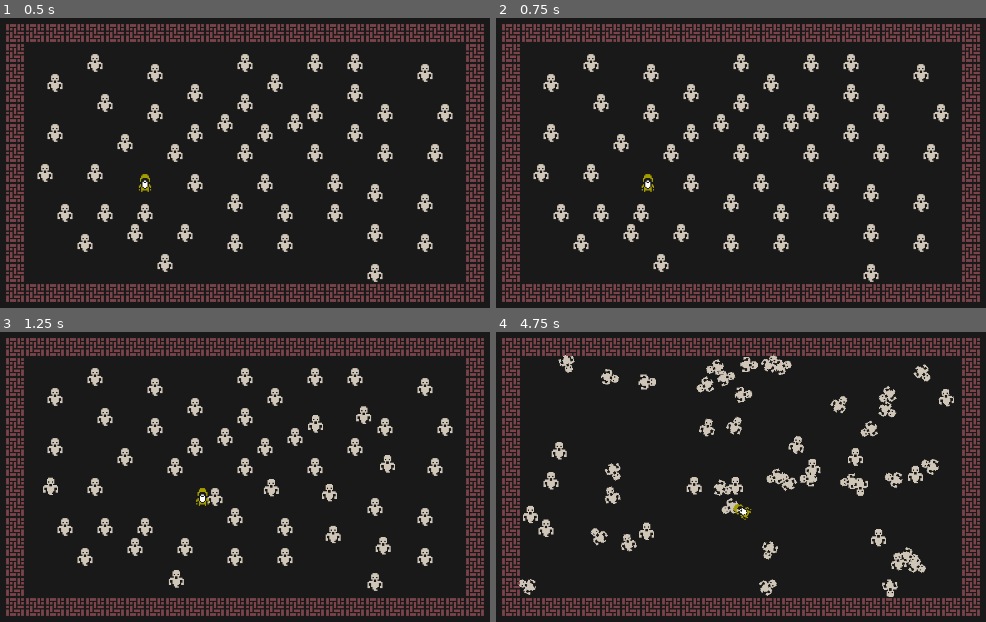
Above: before the commit, frames 1-4 (two rows, left to right).
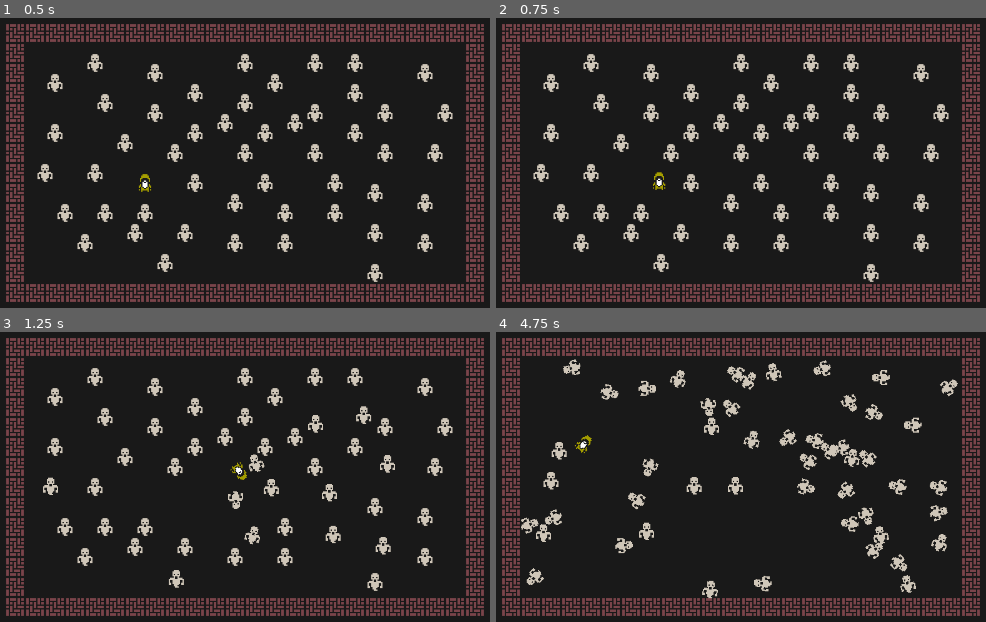
Above: after the commit, the same moments.

Repository: rhdehgks/Defense
Game: Godot game, scene res://game_screen/game.tscn
Same seed, same stepped clock (60 frames per second), same inputs: the game is played once before the commit and once after it.
Inputs (mouse positions are in pixels of both pictures, inside the frame that each line leads up to):
- Up to frame 1 (0.5 s): no input
- Up to frame 2 (0.75 s): tap Enter at 0.5 s; move the mouse to (917, 145) at 0.52 s; hold Right (ui_right) from 0.53 s (still down); click (917, 145) at 0.67 s
- Up to frame 3 (1.25 s): keep holding Right (ui_right)
- Up to frame 4 (4.75 s): move the mouse to (579, 503) at 1.27 s; release Right (ui_right) at 1.28 s; hold Down (ui_down) 1.28-2.03 s; click (579, 503) at 1.42 s; move the mouse to (819, 384) at 2.02 s; hold Right (ui_right) 2.03-2.78 s; click (819, 384) at 2.17 s; move the mouse to (701, 572) at 2.77 s; hold Up (ui_up) 2.78-3.53 s; click (701, 572) at 2.92 s; move the mouse to (981, 549) at 3.52 s; hold Left (ui_left) from 3.53 s (still down); click (981, 549) at 3.67 s; move the mouse to (500, 413) at 4.27 s; click (500, 413) at 4.42 s

Frame 1 is identical in both runs. In frame 2, 0.2% of the frame differs, in the area x 29-35%, y 53-60%; in frame 3, 0.8%; in frame 4, 9.1%, in the area x 4-95%, y 7-92%.

Commit message:
터치 이벤트 추가

Diff:
--- a/game_screen/man.tscn
+++ b/game_screen/man.tscn
@@ -4,6 +4,7 @@
 [ext_resource type="Texture2D" uid="uid://bg3rxac0wkkhc" path="res://assets/ghost.png" id="2_7ljcb"]
 
 [sub_resource type="PhysicsMaterial" id="PhysicsMaterial_70uf4"]
+bounce = 0.5
 
 [sub_resource type="CircleShape2D" id="CircleShape2D_gwsap"]
 
--- a/game_screen/player.gd
+++ b/game_screen/player.gd
@@ -2,6 +2,7 @@
 
 var direction := Vector2(0, 0)
 var speed := 800
+var strength := 400
 
 
 func _process(delta):
@@ -12,3 +13,9 @@
 
 func _physics_process(delta):
 	apply_force(direction * speed)
+
+func _input(event):
+	if event is InputEventScreenTouch:
+		if event.is_pressed():
+			direction = (get_global_mouse_position() - global_position).normalized()
+			apply_impulse(direction * strength)
Not shown, changed: export_presets.cfg
Not shown, changed: export/apk/Defense.apk
Not shown, changed: export/apk/Defense.apk.idsig
